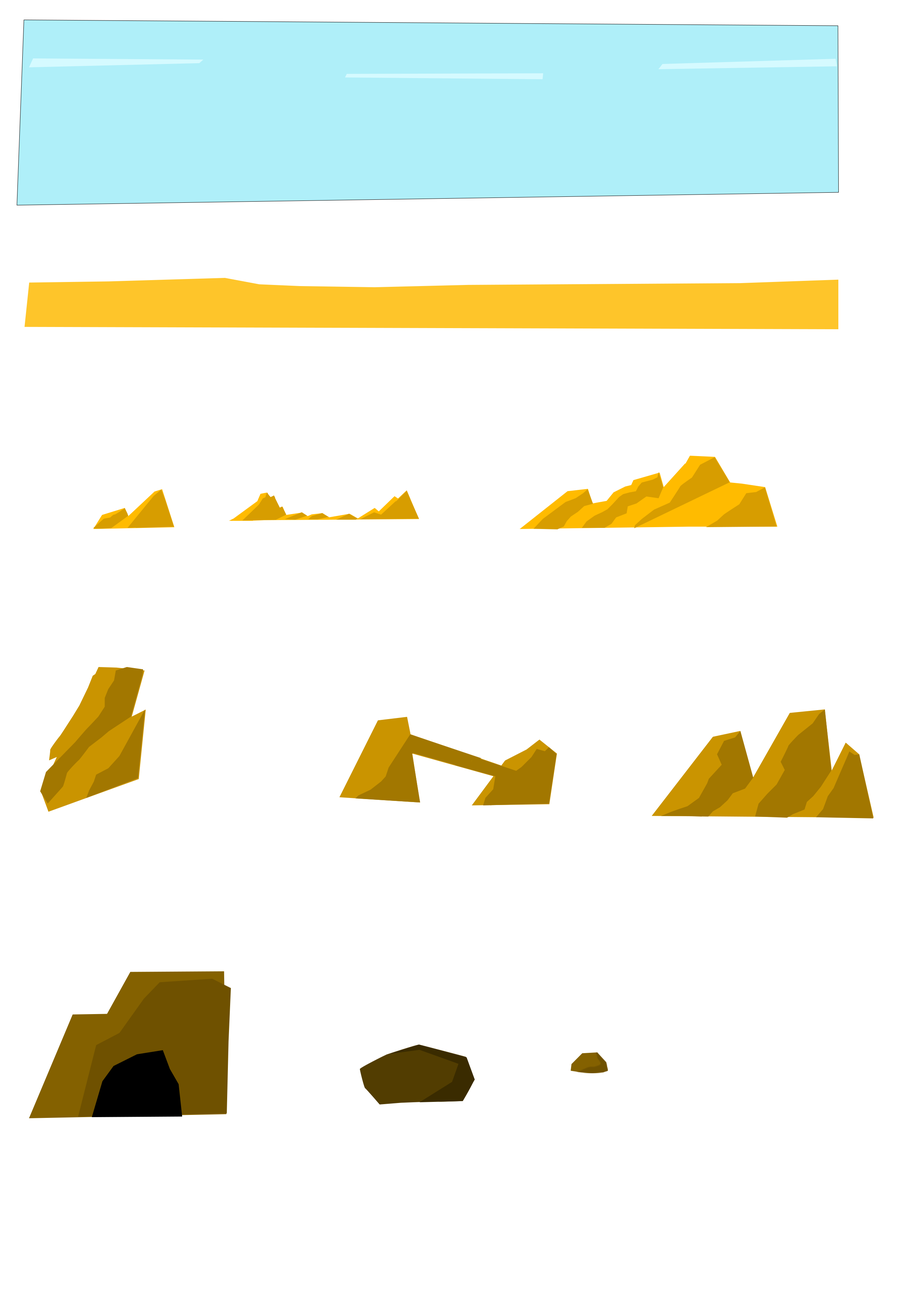
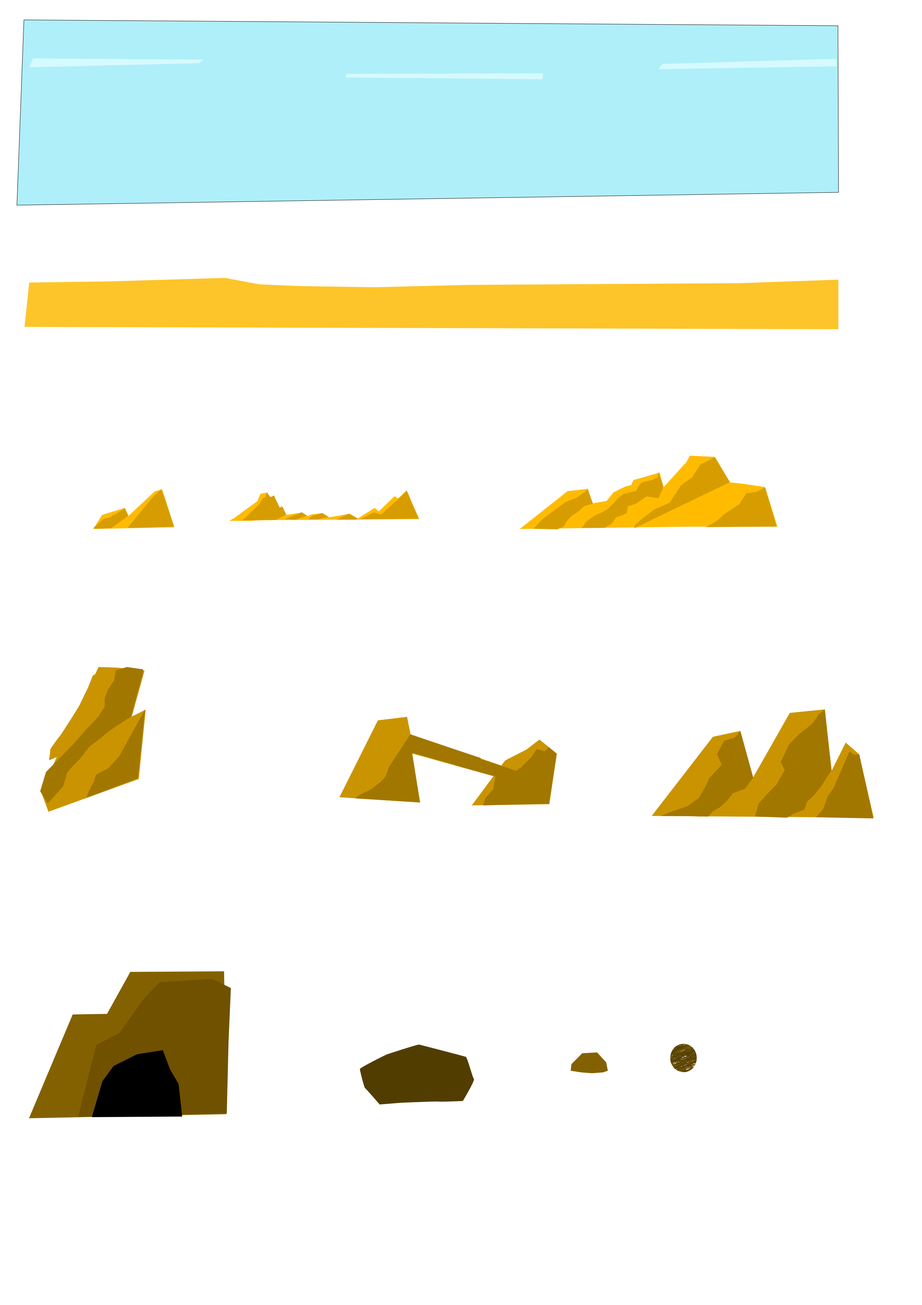
Layered file, before and after one edit (922 x 1305). Changes by layer:
added layer "Capa 1" in group "Grupo 10" over [670, 1043, 697, 1072]
hid "Forma 73 copia" over [576, 1052, 609, 1073]
hid "Forma 63" over [389, 1044, 475, 1102]
